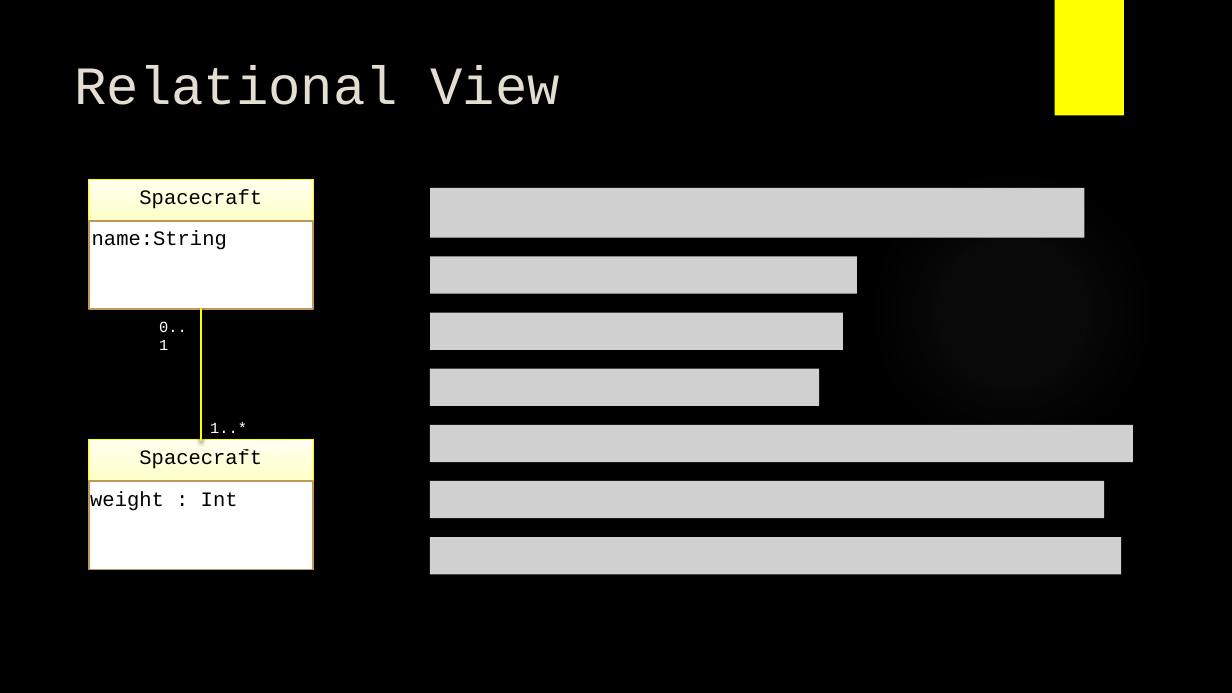
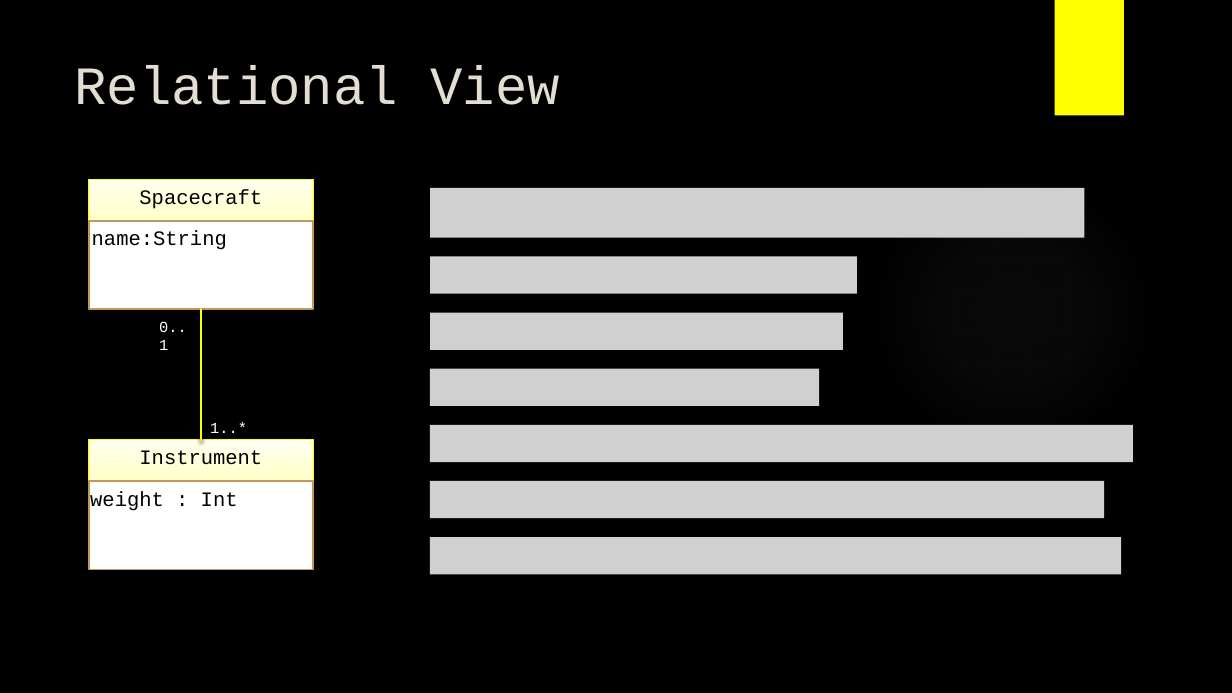
Before and after one commit to Open-MBEE/klang, a slide deck: slide 8 of presentations/K.pptx. Drawn at 1232x693 pixels with LibreOffice and Linux fonts; fonts in the diff are those of the drawing; grey boxes stand for pictures; background and template pictures are left out. Boxes give left, top, right and bottom in pixels: in the first picture for what was removed or moved away, otherwise in the second. Text is boxed around its words. In the diff, an @@ line names an element or a change of style, - is before the commit and + after.

```diff
--- a/presentations/K.pptx
+++ b/presentations/K.pptx
@@ text in rectangle at bbox=[139, 450, 262, 465]: text changed @@
-Spacecraft
+Instrument
```
Also in this commit, not shown: 3 other slides changed, 1 slide added, 11 other files.
